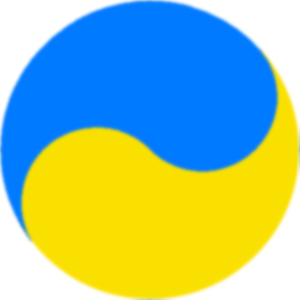
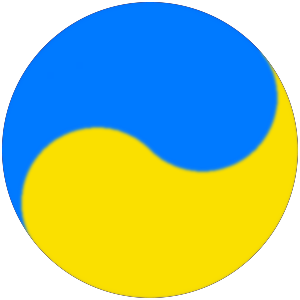
The second 300 × 300 image is a revision of the first. Changes to its layers:
painted on "Шар B" over [0, 0, 300, 300]
painted on "Шар Y" over [0, 0, 300, 300]
added layer "Шар bg" above "Тло" over [2, 2, 298, 298]
